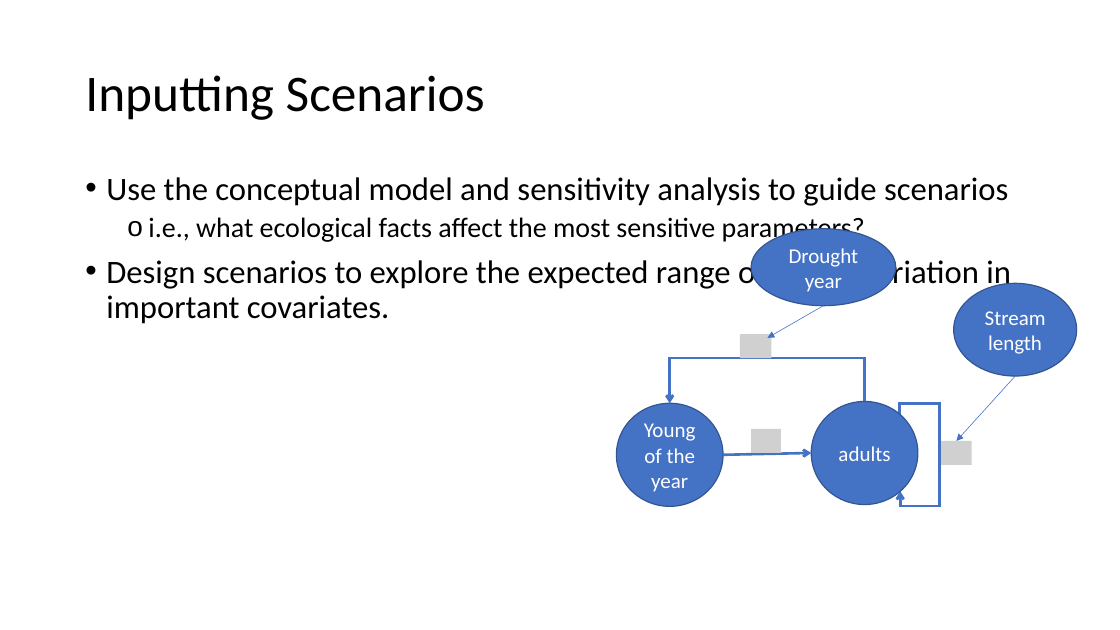
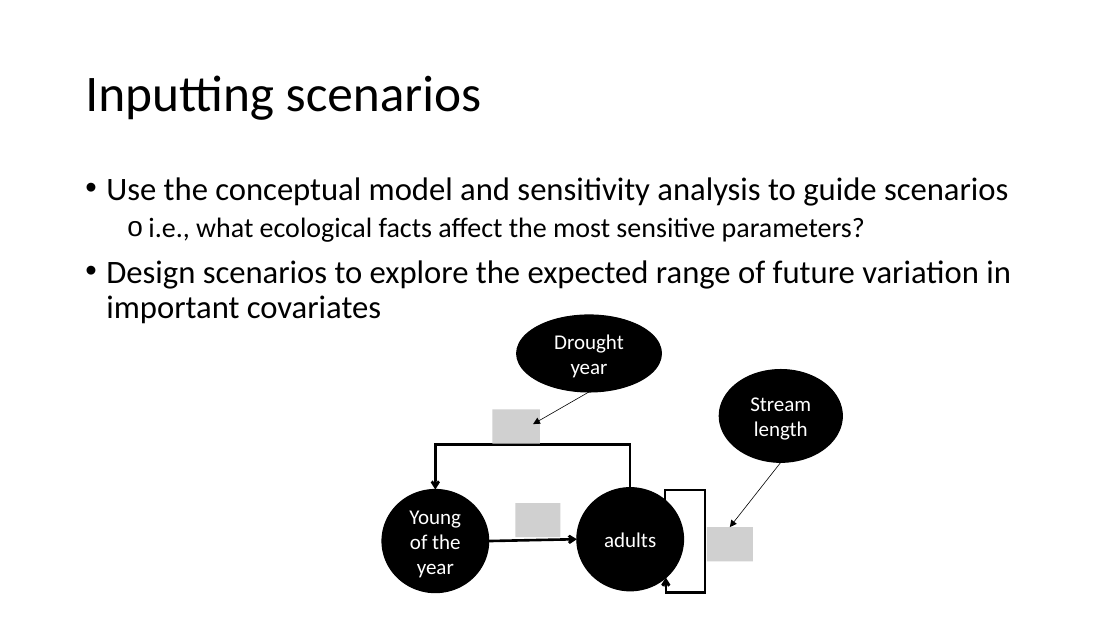
Before and after one commit to ssa200/ssa200.github.io, a slide deck: slide 37 of static/lectures/SSA_Lecture9_MatrixDemPVA.pptx (slide 35 before the commit). Drawn at 1120x630 pixels with LibreOffice and Linux fonts; fonts in the diff are those of the drawing; grey boxes stand for pictures; background and template pictures are left out. Boxes give left, top, right and bottom in pixels: in the first picture for what was removed or moved away, otherwise in the second. Text is boxed around its words. In the diff, an @@ line names an element or a change of style, - is before the commit and + after.

Commit message:
day 2 lectures

```diff
--- a/static/lectures/SSA_Lecture9_MatrixDemPVA.pptx
+++ b/static/lectures/SSA_Lecture9_MatrixDemPVA.pptx
@@ title at (85, 75, 482, 120): text changed @@
-Inputting Scenarios
+Inputting scenarios
@@ text at (106, 260, 1011, 324): text changed @@
-• Design scenarios to explore the expected range of future variation in important covariates.
+• Design scenarios to explore the expected range of future variation in important covariates
@@ fill #4472C4 to #000000; outline #325491 1 pt to #000000 1 pt in 4 elements at (382, 490, 489, 593), (577, 488, 684, 592), (719, 370, 842, 462), (517, 315, 661, 392) @@
@@ picture removed at (740, 334, 772, 359) @@
@@ picture added at (492, 409, 540, 444) @@
@@ arrow (589, 392) - (534, 424): stroke #4472C4 0.5 pt to #000000 0.5 pt @@
@@ elbow arrow (630, 488) - (435, 490): stroke #4472C4 2.25 pt to #000000 2.25 pt @@
@@ picture removed at (751, 429, 781, 453) @@
@@ picture removed at (941, 441, 971, 465) @@
@@ arrow moved from (1016, 376) - (957, 441) to (781, 462) - (730, 528) @@
@@ arrow (781, 462) - (730, 528): stroke #4472C4 0.5 pt to #000000 0.5 pt @@
@@ picture added at (515, 503, 560, 538) @@
@@ elbow arrow (665, 505) - (666, 578): stroke #4472C4 2.25 pt to #000000 2.25 pt @@
@@ 4 ellipses, 3 arrows, 2 elbow arrows: place and size @@
-4 ellipses, 3 arrows, 2 elbow arrows at (617, 229, 1076, 507)
+4 ellipses, 3 arrows, 2 elbow arrows at (382, 315, 842, 593)
@@ arrow (489, 541) - (577, 539): stroke #4472C4 2.25 pt to #000000 2.25 pt @@
@@ picture added at (707, 528, 753, 562) @@
@@ arrow (396, 541) - (456, 541): stroke #4472C4 2.25 pt to #000000 2.25 pt @@
```
Also in this commit, not shown: 22 other slides changed, 3 slides added, 1 slide removed, 14 other files.
